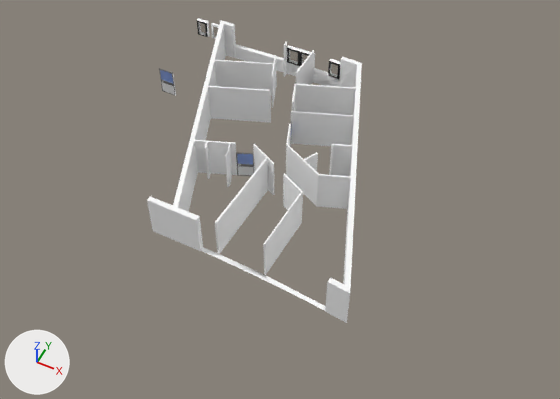
The COLLADA model CHL.dae: old version first, new version second.
Before and after are seen from a 50 mm lens placed at (29.0, -21.8, 37.3), pointed at (13.8, 8.6, -0.7). Every picture has the same lights, and +X, +Y and +Z are marked at lower left. Where no turn or scale is listed for an object, it has been applied to the vertices. Vertices at the same position are counted once.

The older version as bpy lines, for what is in view:
```python
ob_composant_42 = bpy.data.objects.new('Composant_42', me_composant_42)
ob_composant_42.location = (1.69, 20.7, 0.06)
ob_fenetre_noire = bpy.data.objects.new('Fenetre_noire', me_fenetre_noire)
ob_fenetre_noire.parent = ob_sketchup
ob_fenetre_noire.location = (0.395, 20.7, 0.0)
ob_fenetre_noire_001 = bpy.data.objects.new('Fenetre_noire.001', me_fenetre_noire)
ob_fenetre_noire_001.parent = ob_sketchup
ob_fenetre_noire_001.location = (8.862, 19.44, 1.084)
ob_fenetre_noire_001.scale = (1.2, 0.99, 1.0)
ob_fenetre_noire_002 = bpy.data.objects.new('Fenetre_noire.002', me_fenetre_noire)
ob_fenetre_noire_002.parent = ob_sketchup
ob_fenetre_noire_002.location = (9.912, 19.44, 1.084)
ob_fenetre_noire_002.scale = (1.2, 0.99, 1.0)
ob_group_1 = bpy.data.objects.new('group_1', me_group_1)
ob_group_1.parent = ob_group_0
ob_group_1.location = (0.0, 0.0, 0.0)
ob_group_1_001 = bpy.data.objects.new('group_1.001', me_group_1)
ob_group_1_001.parent = ob_group_0_001
ob_group_1_001.location = (0.0, 0.0, 0.0)
ob_group_2 = bpy.data.objects.new('group_2', me_group_2)
ob_group_2.parent = ob_group_0
ob_group_2.location = (0.0, 0.0, -0.11)
ob_group_60 = bpy.data.objects.new('Group_60', me_group_60)
ob_group_60.parent = ob_porta_branca_com_batente_e_maçaneta_1
ob_group_60.location = (-0.03, 0.0244, 0.0)
ob_group_60.rotation_euler = (0.0, 0.0, 1.571)  # degrees (0, 0, 90)
ob_group_60.scale = (1.84, 1.0, 1.0)
ob_sketchup = bpy.data.objects.new('SketchUp', me_sketchup)
ob_sketchup.location = (0.0, 0.0, 0.0)
```
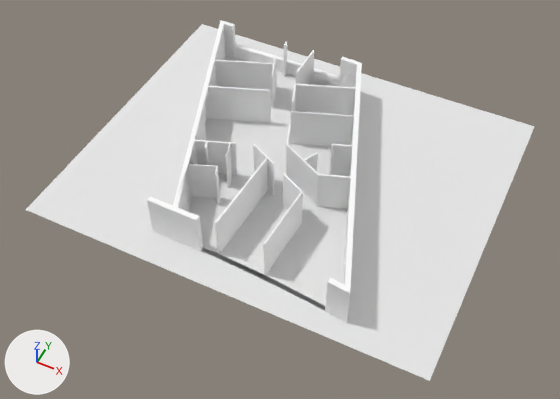
Boxes (x1, y1, x2, y2) around the edits, measured in the pictures (560 x 399 px):
'group_0', now drawn: after (26, 24, 535, 381)
'Group_60.001', deleted: before (236, 152, 254, 176)
'Group_60', deleted: before (159, 68, 176, 96)
'Fenetre_noire.001', deleted: before (287, 45, 302, 66)
'Fenetre_noire.003', deleted: before (328, 59, 340, 79)
'Fenetre_noire', deleted: before (197, 18, 210, 37)
'Fenetre_noire.002', deleted: before (300, 49, 315, 68)
'Composant_42', deleted: before (211, 23, 219, 39)
part 1 of me_sketchup, built on: (147, 87, 271, 255) in both

Diff of the bpy script that builds the scene:
```diff
--- a/CHL.dae.py
+++ b/CHL.dae.py
@@ me_sketchup @@
-me_sketchup.from_pydata(...)  # 301 vertices, 580 faces; spans x 3.2..21.6, y 1.3..19.9, z 0.0..2.9
+me_sketchup.from_pydata(...)  # 320 vertices, 620 faces; spans x 3.2..21.6, y 1.3..19.9, z 0.0..2.9
+# me_sketchup part 1
+# 1 vertex is removed from x 6.2, y 12.7, z 0.0
+# 34 faces are deleted
+# 20 vertices are added at x 6.0..10.8, y 5.8..12.7, z 0.0..2.9
+# 74 new faces join them
 me_sketchup.materials.append(mat_material)
@@ me_group_0 @@
+me_group_0.from_pydata([(27.0, 0.0, 0.0), (0.0, 22.2, 0.0), (0.0, 0.0, 0.0), (27.0, 22.2, 0.0)], [], [(0, 1, 2), (1, 0, 3)])
+me_group_0.materials.append(mat_metal_corrogated_shiny_1)  # its picture is missing
@@ ob_composant_42 @@
-ob_composant_42 = bpy.data.objects.new('Composant_42', me_composant_42)
@@ ob_fenetre_noire @@
-ob_fenetre_noire = bpy.data.objects.new('Fenetre_noire', me_fenetre_noire)
@@ ob_fenetre_noire_001 @@
-ob_fenetre_noire_001 = bpy.data.objects.new('Fenetre_noire.001', me_fenetre_noire)
@@ ob_fenetre_noire_002 @@
-ob_fenetre_noire_002 = bpy.data.objects.new('Fenetre_noire.002', me_fenetre_noire)
@@ ob_group_0 @@
-ob_group_0 = bpy.data.objects.new('group_0', None)
-ob_group_0.parent = ob_porta_branca_com_batente_e_maçaneta_1
-ob_group_0.location = (-1.108, 0.028, 1.023)
-ob_group_0.rotation_euler = (0.0, 0.0, -1.571)  # degrees (0, 0, -90)
+ob_group_0 = bpy.data.objects.new('group_0', me_group_0)
+ob_group_0.parent = ob_sketchup
+ob_group_0.location = (0.0, 0.0, 0.0)
@@ ob_group_1 @@
-ob_group_1 = bpy.data.objects.new('group_1', me_group_1)
@@ ob_group_2 @@
-ob_group_2 = bpy.data.objects.new('group_2', me_group_2)
@@ ob_group_60 @@
-ob_group_60 = bpy.data.objects.new('Group_60', me_group_60)
@@ ob_group_6 @@
 ob_group_6 = bpy.data.objects.new('group_6', me_group_6)
-ob_group_6.parent = ob_group_60
 ob_group_6.location = (0.01, 0.0, 1.3)
@@ ob_group_7 @@
 ob_group_7 = bpy.data.objects.new('group_7', me_group_7)
-ob_group_7.parent = ob_group_60
 ob_group_7.location = (0.01, 0.0, 0.6)
@@ ob_group_1_001 @@
-ob_group_1_001 = bpy.data.objects.new('group_1.001', me_group_1)
@@ ob_group_2_001 @@
-ob_group_2_001 = bpy.data.objects.new('group_2.001', me_group_2)
@@ ob_group_60_001 @@
-ob_group_60_001 = bpy.data.objects.new('Group_60.001', me_group_60)
@@ ob_group_6_001 @@
 ob_group_6_001 = bpy.data.objects.new('group_6.001', me_group_6)
-ob_group_6_001.parent = ob_group_60_001
 ob_group_6_001.location = (0.01, 0.0, 1.3)
@@ ob_group_7_001 @@
 ob_group_7_001 = bpy.data.objects.new('group_7.001', me_group_7)
-ob_group_7_001.parent = ob_group_60_001
 ob_group_7_001.location = (0.01, 0.0, 0.6)
@@ ob_group_60_002 @@
-ob_group_60_002 = bpy.data.objects.new('Group_60.002', me_group_60)
@@ ob_group_6_002 @@
 ob_group_6_002 = bpy.data.objects.new('group_6.002', me_group_6)
-ob_group_6_002.parent = ob_group_60_002
 ob_group_6_002.location = (0.01, 0.0, 1.3)
@@ ob_group_7_002 @@
 ob_group_7_002 = bpy.data.objects.new('group_7.002', me_group_7)
-ob_group_7_002.parent = ob_group_60_002
 ob_group_7_002.location = (0.01, 0.0, 0.6)
@@ ob_group_60_003 @@
-ob_group_60_003 = bpy.data.objects.new('Group_60.003', me_group_60)
@@ ob_group_6_003 @@
 ob_group_6_003 = bpy.data.objects.new('group_6.003', me_group_6)
-ob_group_6_003.parent = ob_group_60_003
 ob_group_6_003.location = (0.01, 0.0, 1.3)
@@ ob_group_7_003 @@
 ob_group_7_003 = bpy.data.objects.new('group_7.003', me_group_7)
-ob_group_7_003.parent = ob_group_60_003
 ob_group_7_003.location = (0.01, 0.0, 0.6)
@@ ob_fenetre_noire_003 @@
-ob_fenetre_noire_003 = bpy.data.objects.new('Fenetre_noire.003', me_fenetre_noire)
```
